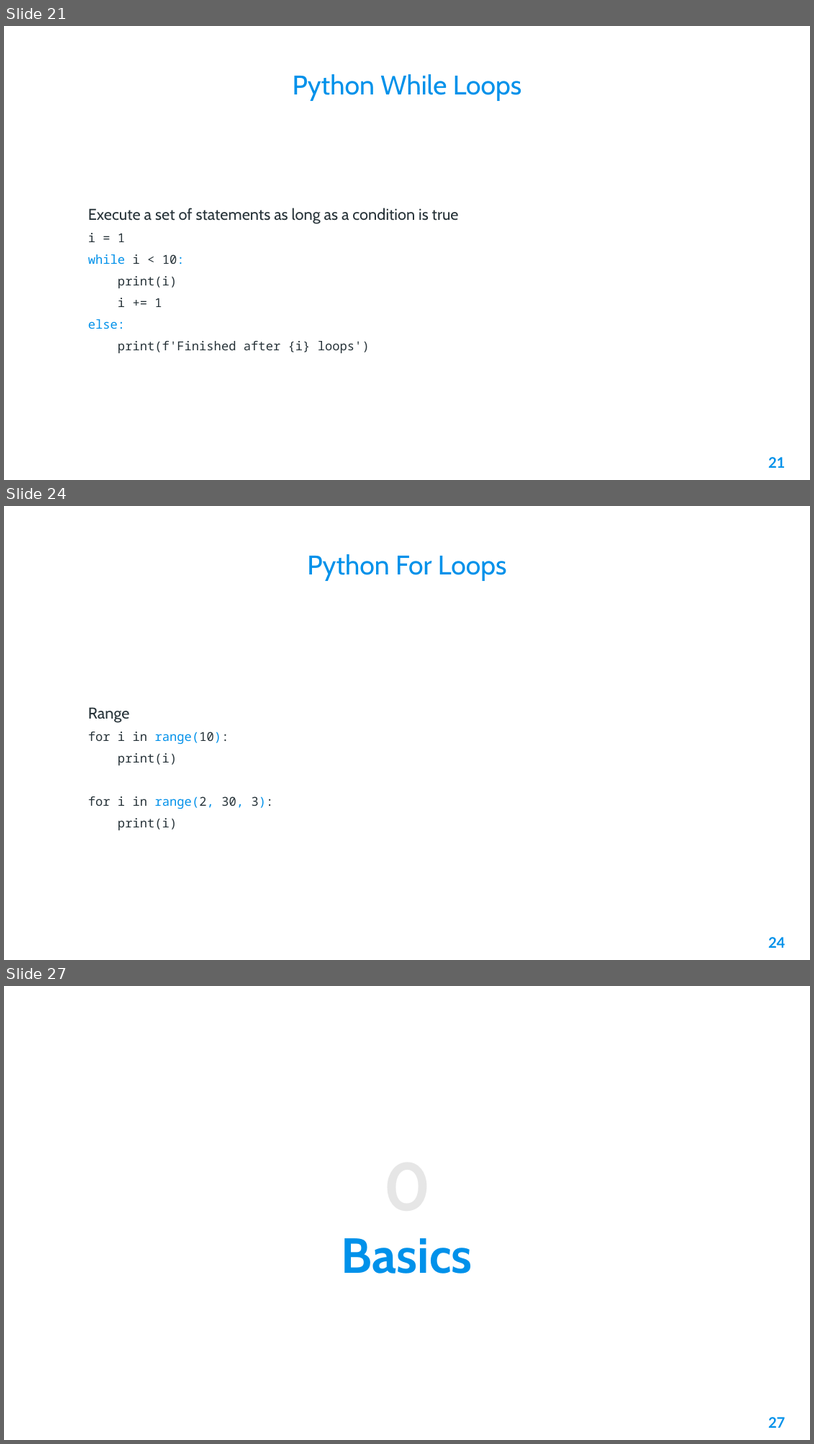
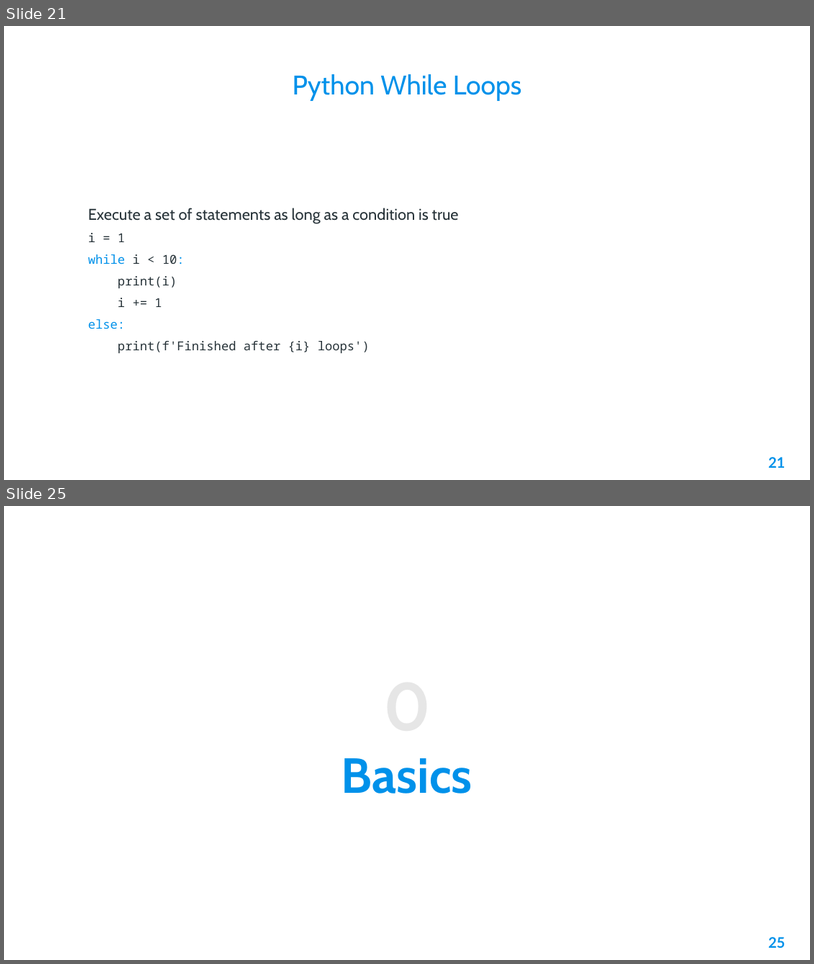
Before and after one commit to AleeRezaa/learn-python, a slide deck: Python.pptx. Shown one above the other, each under a label of ours: slides 21, 24 and 27 before the commit, slides 21 and 25 after it; the slides between them are not shown. The pictures are 814x1444 and 814x964 pixels, drawn with LibreOffice and Linux fonts; fonts in the diff are those of the drawing; background and template pictures are left out. Boxes give left, top, right and bottom in pixels: in the first picture for what was removed or moved away, otherwise in the second. Text is boxed around its words. In the diff, an @@ line names an element or a change of style, - is before the commit and + after.

```diff
--- a/Python.pptx
+++ b/Python.pptx
@@ slide 24 removed at (4,506,810,960), background picture (left out) @@
@@ title removed at (307,554,507,581) @@
-Python For Loops
@@ text removed at (88,707,274,830) @@
-Range
-for i in range(10):
-print(i)
-for i in range(2, 30, 3):
-print(i)
@@ page number removed at (769,937,785,947) @@
-24
@@ what was slide 27 is now slide 25 @@
@@ page number at (769,937,785,947): text changed @@
-27
+25
```
Also in this commit, not shown: 10 slides changed, 1 slide added, 2 other slides removed.
